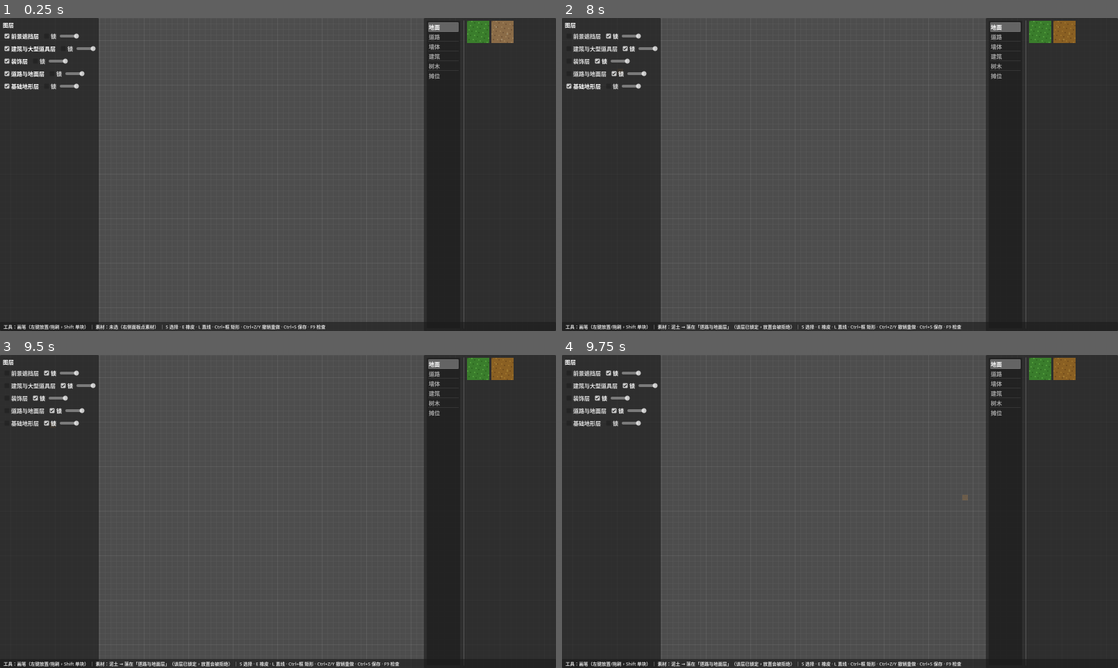
Above: before the commit, frames 1-4 (two rows, left to right).
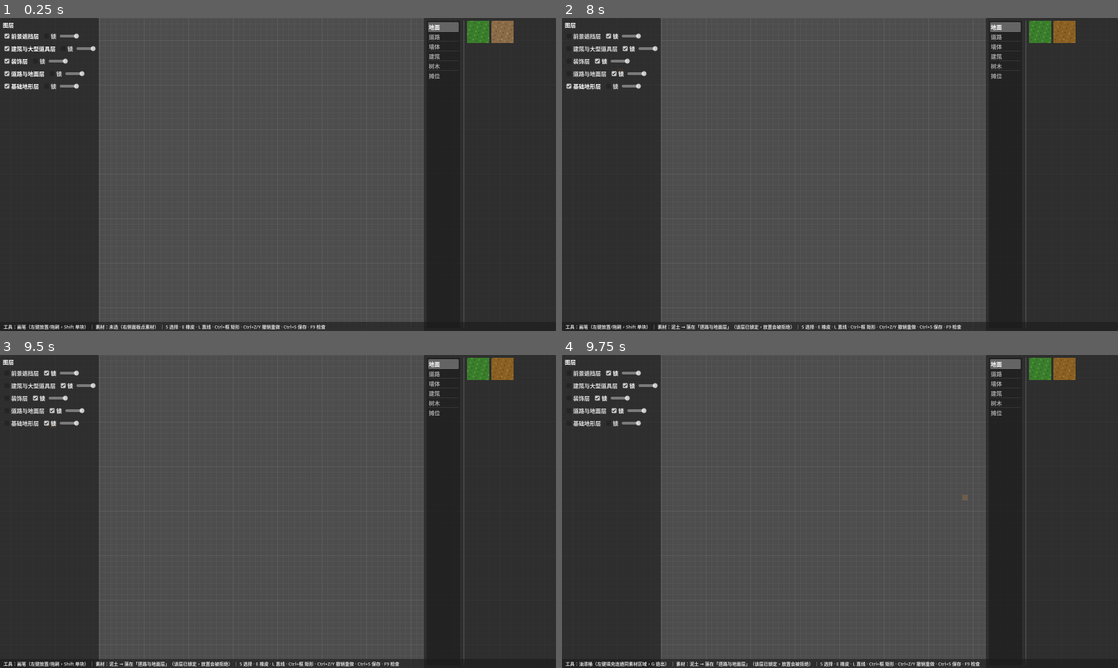
Above: after the commit, the same moments.

Repository: Xeehho/tilemason
Game: Godot game, scene res://scenes/main.tscn
Two runs of this game, one before a commit and one after it. Both use one fixed random seed, a clock stepped at 60 frames per second and the inputs below.
Inputs (mouse positions are in pixels of both pictures, inside the frame that each line leads up to):
- Up to frame 1 (0.25 s): no input
- Up to frame 2 (8 s): click (1040, 30) at 0.52 s; click (1062, 30) at 1.27 s; click "前景遮挡层" at 2 s; click "锁" at 2.75 s; click "建筑与大型道具层" at 3.5 s; click "锁" at 4.25 s; click "装饰层" at 5 s; click "锁" at 5.75 s; click "道路与地面层" at 6.5 s; click "锁" at 7.25 s
- Up to frame 3 (9.5 s): click "基础地形层" at 8 s; click "锁" at 8.75 s
- Up to frame 4 (9.75 s): tap Enter at 9.5 s; move the mouse to (962, 495) at 9.52 s; tap G at 9.6 s; click (962, 495) at 9.67 s

Frames 1-3 are identical in both runs. In frame 4, 0.7% of the frame differs, in the area x 3-76%, y 98-100%.

Commit message:
feat: 油漆桶填充——连通同素材区域整体替换（P2·§2.2 填充工具收官）
- MapDocument 新增 flood_fill：从起点 4 邻接洪泛，收集与起点内容
  相同（同素材或同为空）的连通区域整体替换——经典油漆桶语义；
  空起点填充被围连通空区；4096 格安全上限；层无效/锁定返回空
- main.gd G 键切换油漆桶模式（状态栏显示、Esc 退出）：左键点击
  即填充，走统一命令构造——变更+自动连接刷新并入同一命令整段撤销
- map 探针扩至 59 项：油漆桶 8 断言（连通 4 格区域/区域内替换/
  不连通同素材不动/异素材边界不吞/空区 9 格/环体保护/锁定拒绝）
- 验证：check-only 全 0、map 探针 59/59、冒烟通过
- design.md §2.2 填充工具四件套至此齐：单格笔刷/直线/矩形/油漆桶

Co-authored-by: GLM <noreply@z.ai>

Diff:
--- a/probes/map_document_probe.gd
+++ b/probes/map_document_probe.gd
@@ -14,6 +14,7 @@
 	_test_layer_lock()
 	_test_objects()
 	_test_fill_rect()
+	_test_flood_fill()
 	_test_line_cells()
 	_test_command_stack()
 	_test_undo_with_document()
@@ -105,6 +106,33 @@
 	_check(entries2.size() == 3 and doc.get_tile("ground", Vector2i(5, 5))["asset_id"] == "keep_me", "跳过模式保留已有内容")
 	doc.set_layer_property("ground", "locked", true)
 	_check(doc.fill_rect("ground", Rect2i(Vector2i(9, 9), Vector2i.ONE), "x").is_empty(), "锁定层拒绝矩形填充")
+	doc.set_layer_property("ground", "locked", false)
+
+func _test_flood_fill() -> void:
+	var doc := MapDocument.new()
+	# 2×2 草地连通区 + 一格被路隔断的草地
+	for c in [Vector2i(0, 0), Vector2i(1, 0), Vector2i(0, 1), Vector2i(1, 1)]:
+		doc.set_tile("ground", c, "grass")
+	doc.set_tile("ground", Vector2i(2, 0), "road") # 隔断
+	doc.set_tile("ground", Vector2i(5, 0), "grass") # 不连通同素材
+	var entries := doc.flood_fill("ground", Vector2i(0, 0), "floor")
+	_check(entries.size() == 4, "连通同素材区域 4 格")
+	_check(doc.get_tile("ground", Vector2i(1, 1))["asset_id"] == "floor", "区域内已替换")
+	_check(doc.get_tile("ground", Vector2i(5, 0))["asset_id"] == "grass", "不连通同素材不被替换")
+	_check(doc.get_tile("ground", Vector2i(2, 0))["asset_id"] == "road", "异素材边界不被吞")
+	# 空起点：填充被围连通空区（4×4 环路围 9 格空区）
+	var doc2 := MapDocument.new()
+	for i in 5:
+		doc2.set_tile("ground", Vector2i(i, 0), "road")
+		doc2.set_tile("ground", Vector2i(i, 4), "road")
+		doc2.set_tile("ground", Vector2i(0, i), "road")
+		doc2.set_tile("ground", Vector2i(4, i), "road")
+	var empties := doc2.flood_fill("ground", Vector2i(2, 2), "grass")
+	_check(empties.size() == 9, "空区填充连通 9 格")
+	_check(doc2.get_tile("ground", Vector2i(0, 0))["asset_id"] == "road", "环路环体不被填充")
+	# 锁定拒绝
+	doc.set_layer_property("ground", "locked", true)
+	_check(doc.flood_fill("ground", Vector2i(0, 0), "x").is_empty(), "锁定层拒绝油漆桶")
 	doc.set_layer_property("ground", "locked", false)
 
 func _test_line_cells() -> void:
--- a/src/core/map_document.gd
+++ b/src/core/map_document.gd
@@ -168,6 +168,42 @@
 			err += dx
 			y += sy
 	return cells
+
+## 油漆桶填充（design.md §2.2）：从 start 出发的 4 邻接连通区域内、
+## 与 start 格当前内容相同（同 asset_id 或同为空）的所有格整体替换；
+## 立即应用并返回变更记录 [{cell, old}]；层无效/锁定返回空，4096 格安全上限
+func flood_fill(layer_id: String, start: Vector2i, asset_id: String) -> Array:
+	var idx := _layer_index(layer_id)
+	if idx < 0 or _layers[idx]["type"] != "tile" or bool(_layers[idx].get("locked", false)):
+		push_warning("[TileMason] flood_fill：图层无效或已锁定 %s" % layer_id)
+		return []
+	var source := get_tile(layer_id, start)
+	var source_key := str(source.get("asset_id", "")) # 空=填充连通空区
+	var store := _ensure_tile_store(layer_id)
+	var visited := {}
+	var queue: Array = [start]
+	visited[start] = true
+	var region: Array = []
+	while not queue.is_empty():
+		var c: Vector2i = queue.pop_front()
+		var entry: Dictionary = store.get(c, {})
+		var is_empty := entry.is_empty()
+		if (source_key.is_empty() and not is_empty) or (not source_key.is_empty() and (is_empty or str(entry["asset_id"]) != source_key)):
+			continue # 内容不同：边界
+		region.append(c)
+		if region.size() >= 4096:
+			break
+		for dir in [Vector2i(1, 0), Vector2i(-1, 0), Vector2i(0, 1), Vector2i(0, -1)]:
+			var n: Vector2i = c + dir
+			if not visited.has(n):
+				visited[n] = true
+				queue.append(n)
+	var entries := []
+	for c in region:
+		var prev: Variant = set_tile(layer_id, c, asset_id)
+		if prev != null:
+			entries.append({"cell": c, "old": prev})
+	return entries
 
 func get_tile(layer_id: String, coords: Vector2i) -> Dictionary:
 	if not _tiles.has(layer_id):
--- a/src/main.gd
+++ b/src/main.gd
@@ -38,6 +38,7 @@
 var _rect_preview: RectPreview
 var _footprint_preview: RectPreview ## 占格范围框（多格物件预览时显示覆盖区域，design.md §4/§8）
 var _footprint_demo_lock := false ## 截图取证：锁定固定范围框，跳过 _process 的鼠标跟随
+var _bucket_mode := false ## G 键油漆桶（design.md §2.2）：左键填充连通同素材区域
 var _selection := Selection.new() ## 选区（S 选择模式）
 var _select_mode := false ## S 键切换：框选/移动物件（design.md §2.1/§7）
 var _marqueeing := false ## 框选拖动进行中
@@ -143,7 +144,9 @@
 		var mb := event as InputEventMouseButton
 		if mb.button_index == MOUSE_BUTTON_LEFT:
 			if mb.pressed:
-				if _line_mode:
+				if _bucket_mode:
+					_do_bucket_fill(mouse_cell())
+				elif _line_mode:
 					_line_click(mouse_cell())
 				elif _select_mode:
 					_begin_select_action()
@@ -198,9 +201,13 @@
 			_toggle_select_mode()
 		elif key.keycode == KEY_L and not key.ctrl_pressed:
 			_toggle_line_mode()
+		elif key.keycode == KEY_G and not key.ctrl_pressed:
+			_toggle_bucket_mode()
 		elif key.keycode == KEY_ESCAPE:
 			_exit_select_mode()
 			_exit_line_mode()
+			if _bucket_mode:
+				_toggle_bucket_mode()
 		elif key.ctrl_pressed and key.keycode == KEY_C:
 			_copy_selected()
 		elif key.ctrl_pressed and key.keycode == KEY_V:
@@ -733,6 +740,27 @@
 				cells[layer_id] = coords
 	_apply_selection(ids, cells)
 
+## 油漆桶（design.md §2.2 油漆桶填充）：连通同素材区域整体替换，整段单命令
+func _toggle_bucket_mode() -> void:
+	_bucket_mode = not _bucket_mode
+	print("[TileMason] 油漆桶模式：%s" % ("开（左键点击填充连通区域）" if _bucket_mode else "关"))
+	refresh_status()
+
+func _do_bucket_fill(cell: Vector2i) -> void:
+	if _selected_asset_id.is_empty() or _mouse_over_panel():
+		return
+	var asset := _library.get_asset(_selected_asset_id)
+	if asset.is_empty() or not AssetLibrary.TILE_CATEGORIES.has(str(asset["category"])):
+		return
+	var layer_id: String = CATEGORY_TO_LAYER.get(str(asset["category"]), "ground")
+	var entries: Array = _document.flood_fill(layer_id, cell, str(asset["id"]))
+	if entries.is_empty():
+		return
+	var extras := {}
+	for e in entries:
+		_harvest_refresh(layer_id, (e as Dictionary)["cell"], extras)
+	_push_tile_command("油漆桶 %d 格" % entries.size(), layer_id, entries, extras, str(asset["id"]))
+
 ## 收集自动连接刷新变更（同格多次刷新保留最初旧值、最新新值）
 func _harvest_refresh(layer_id: String, cell: Vector2i, store: Dictionary) -> void:
 	if _document.is_layer_locked(layer_id):
@@ -995,6 +1023,8 @@
 	if _status == null:
 		return
 	var tool := "画笔（左键放置/拖刷，Shift 单块）"
+	if _bucket_mode:
+		tool = "油漆桶（左键填充连通同素材区域，G 退出）"
 	if _eraser_mode:
 		tool = "橡皮擦（清「%s」层，左键/拖动/E 退出）" % _eraser_layer_name()
 	elif _select_mode:
